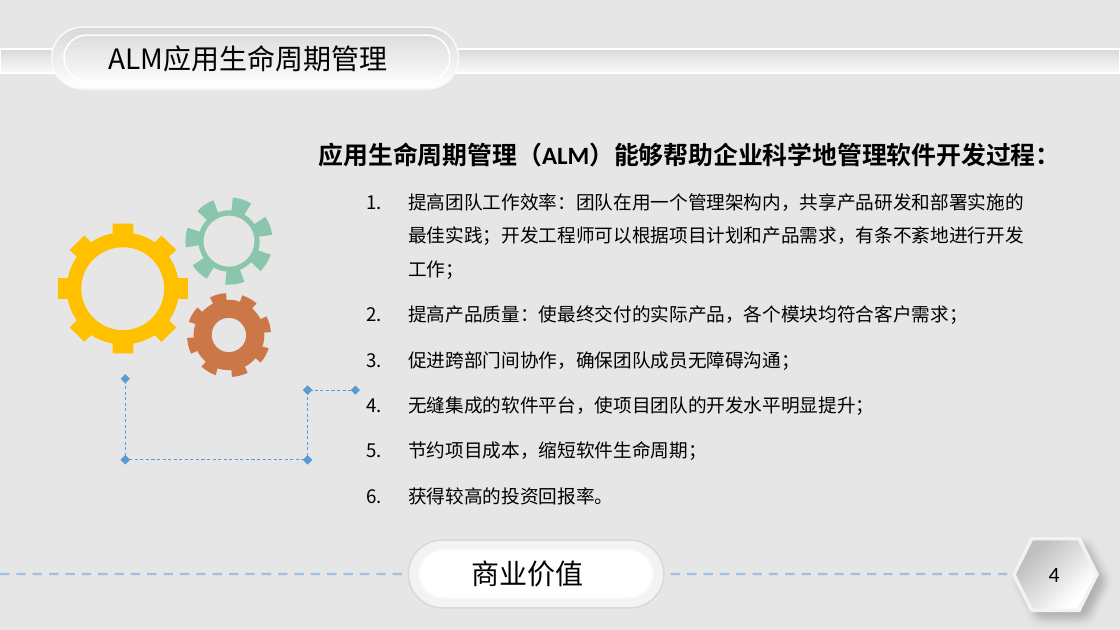
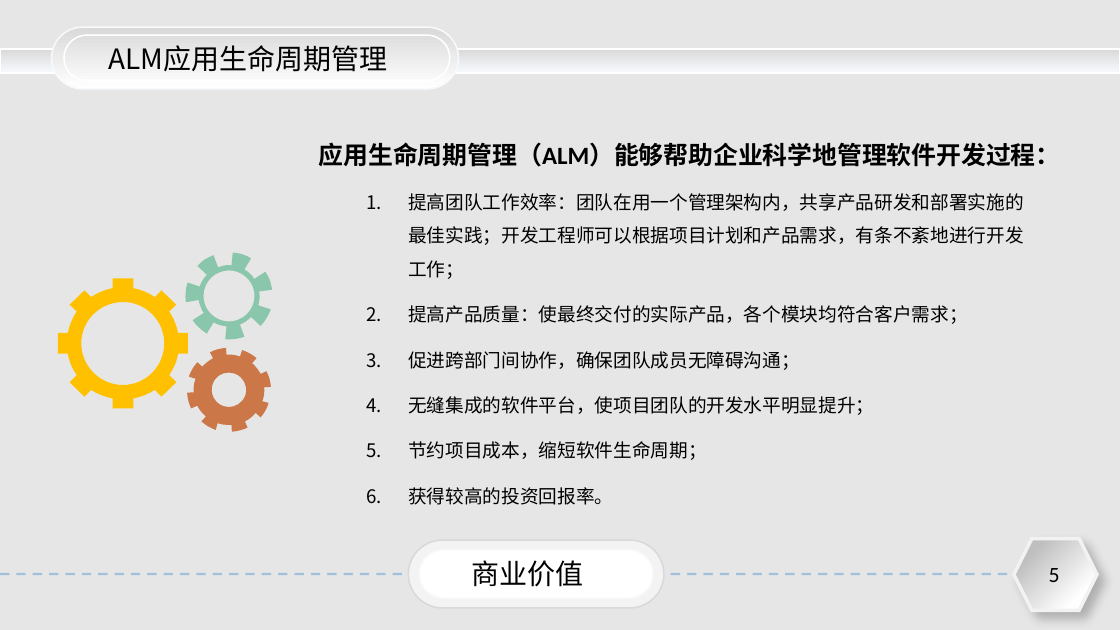
Before and after one commit to jimmyue/skills, a slide deck: slide 5 of 如何用SQL编写测试用例.pptx (slide 4 before the commit). Drawn at 1120x630 pixels with LibreOffice and Linux fonts; fonts in the diff are those of the drawing. Boxes give left, top, right and bottom in pixels: in the first picture for what was removed or moved away, otherwise in the second. Text is boxed around its words. In the diff, an @@ line names an element or a change of style, - is before the commit and + after.

```diff
--- a/如何用SQL编写测试用例.pptx
+++ b/如何用SQL编写测试用例.pptx
@@ 3 freeform shapes moved together from (x1=58, y1=198, x2=272, y2=377) to (x1=58, y1=252, x2=272, y2=432) @@
@@ double arrow removed from (125, 460) to (125, 379) @@
@@ double arrow removed from (308, 460) to (308, 390) @@
@@ double arrow removed from (355, 390) to (308, 390) @@
@@ double arrow removed from (125, 460) to (308, 460) @@
@@ page number at (x1=1049, y1=568, x2=1060, y2=582): text changed @@
-4
+5
```
Also in this commit, not shown: 8 other slides changed, 8 slides added, 3 slides removed.
